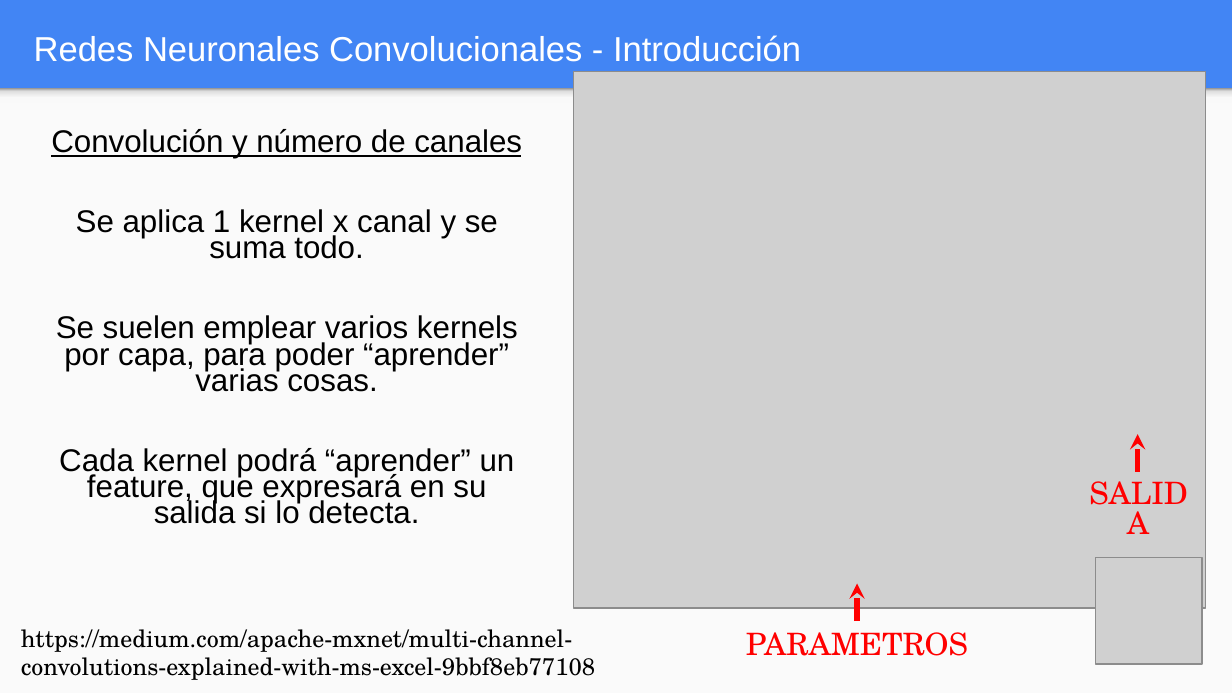
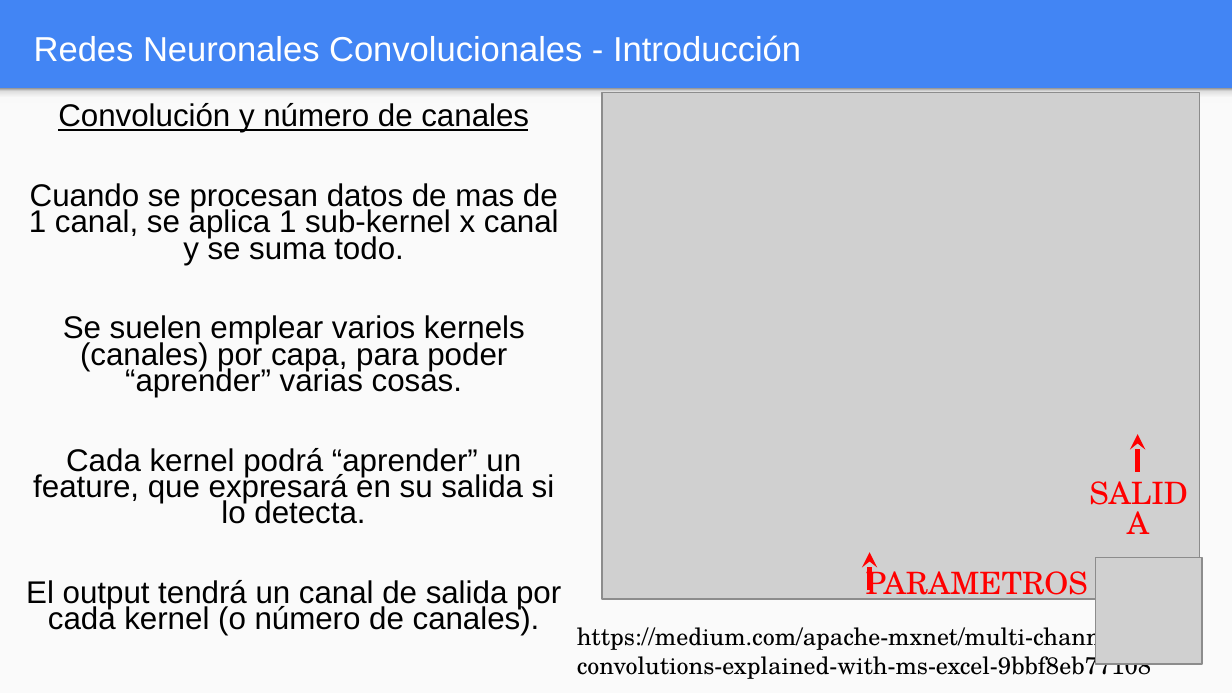
Before and after one commit to FIUBA-Posgrado-Inteligencia-Artificial/aprendizaje_profundo, a slide deck: slide 11 of clase_5/teoria/Clase_5.pptx. Drawn at 1232x693 pixels with LibreOffice and Linux fonts; fonts in the diff are those of the drawing; grey boxes stand for pictures. Boxes give left, top, right and bottom in pixels: in the first picture for what was removed or moved away, otherwise in the second. Text is boxed around its words. In the diff, an @@ line names an element or a change of style, - is before the commit and + after.

```diff
--- a/clase_5/teoria/Clase_5.pptx
+++ b/clase_5/teoria/Clase_5.pptx
@@ text "Convolución y número de canales": place and size @@
-text "Convolución y número de canales" at bbox=[51, 129, 522, 524]
+text "Convolución y número de canales" at bbox=[26, 103, 561, 635]
@@ picture: place and size @@
-picture at bbox=[573, 71, 1205, 607]
+picture at bbox=[602, 92, 1200, 599]
@@ text at bbox=[29, 183, 559, 397]: text changed @@
-Se aplica 1 kernel x canal y se suma todo.
-Se suelen emplear varios kernels por capa, para poder “aprender” varias cosas.
+Cuando se procesan datos de mas de 1 canal, se aplica 1 sub-kernel x canal y se suma todo.
+Se suelen emplear varios kernels (canales) por capa, para poder “aprender” varias cosas.
@@ text "PARAMETROS" rewrapped from bbox=[746, 632, 968, 656] to bbox=[866, 564, 1088, 604] @@
@@ arrow moved from (857, 621) - (857, 584) to (870, 590) - (870, 552) @@
@@ text at bbox=[26, 580, 561, 635]: paragraph added @@
+El output tendrá un canal de salida por cada kernel (o número de canales).
@@ text "https://medium.com/apache-mxnet/multi-channel-convolutions-e ..." rewrapped from bbox=[21, 629, 596, 680] to bbox=[577, 621, 1152, 679] @@
```
Also in this commit, not shown: 16 other slides changed, 1 slide added, 1 slide removed, 1 other file.
